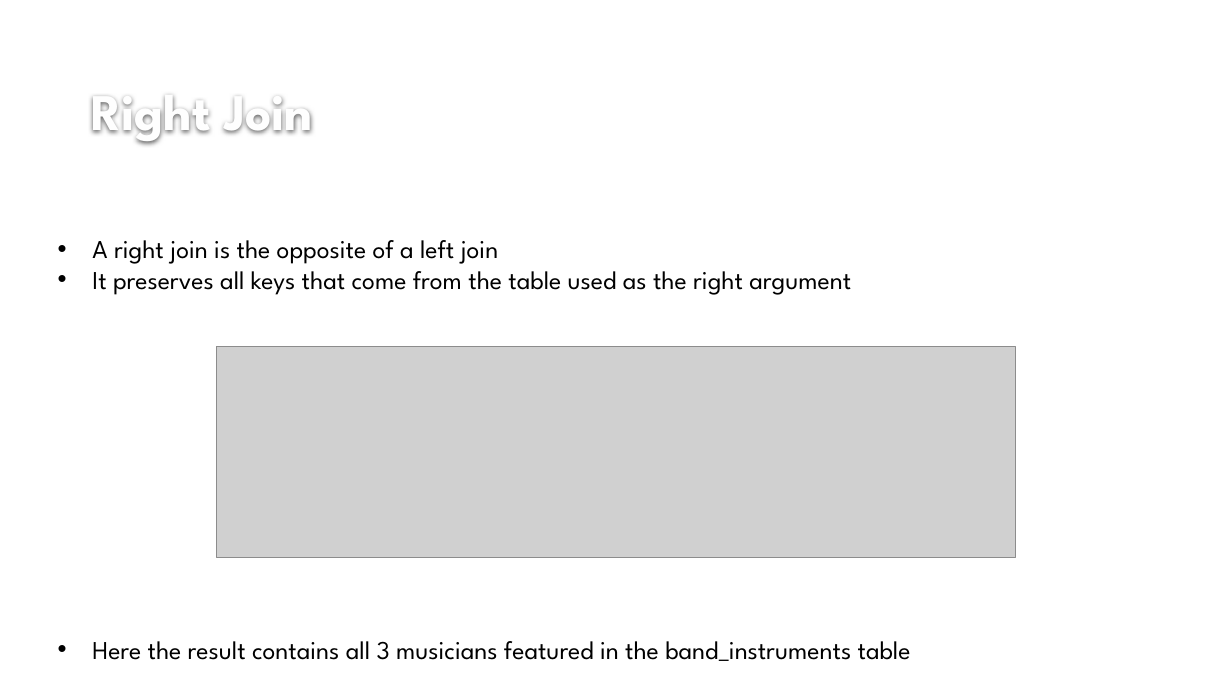
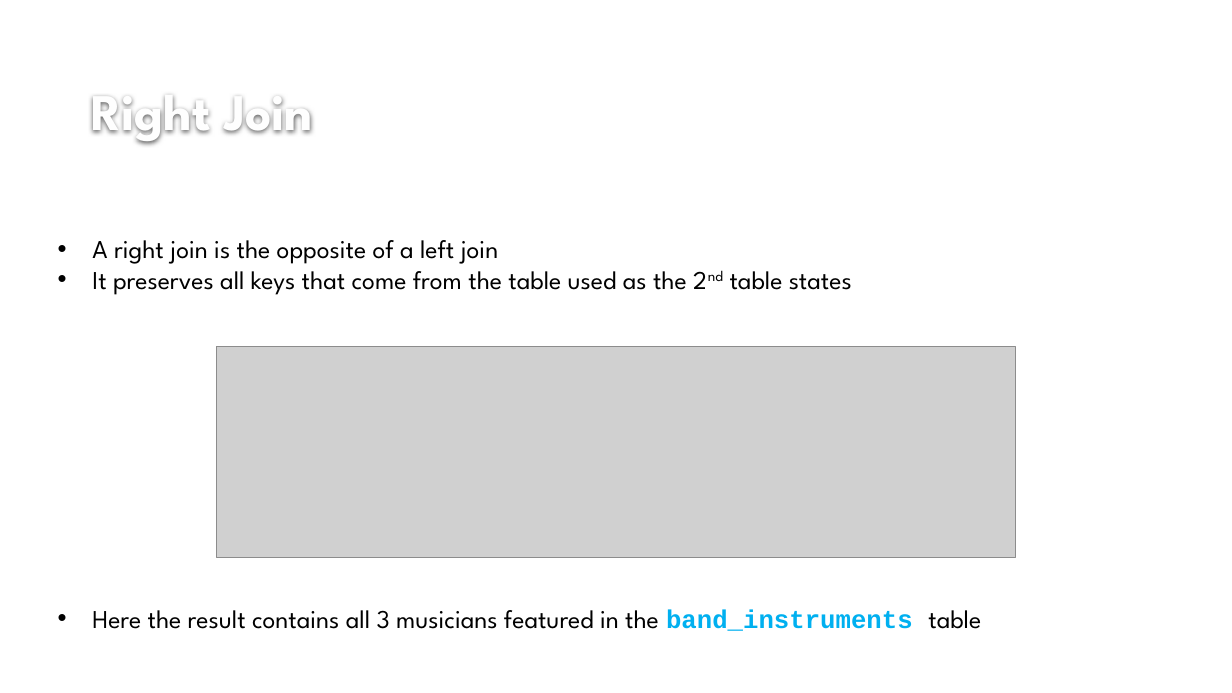
Before and after one commit to izzixcoatxs/Into_the_Tidyverse, a slide deck: slide 64 of sessions/session_four/izzie_session_four_a&b_presentation.pptx (slide 57 before the commit). Drawn at 1232x693 pixels with LibreOffice and Linux fonts; fonts in the diff are those of the drawing; grey boxes stand for pictures; background and template pictures are left out. Boxes give left, top, right and bottom in pixels: in the first picture for what was removed or moved away, otherwise in the second. Text is boxed around its words. In the diff, an @@ line names an element or a change of style, - is before the commit and + after.

Commit message:
fix typos

```diff
--- a/sessions/session_four/izzie_session_four_a&b_presentation.pptx
+++ b/sessions/session_four/izzie_session_four_a&b_presentation.pptx
@@ text at [92,263,852,295]: text changed @@
-• It preserves all keys that come from the table used as the right argument
+• It preserves all keys that come from the table used as the 2nd table states
@@ text at [92,609,981,631]: font League Spartan to Courier New, text colour #000000 to #00B0F0, bold on in "band_instruments" @@
```
Also in this commit, not shown: 15 other slides changed, 7 slides added.
